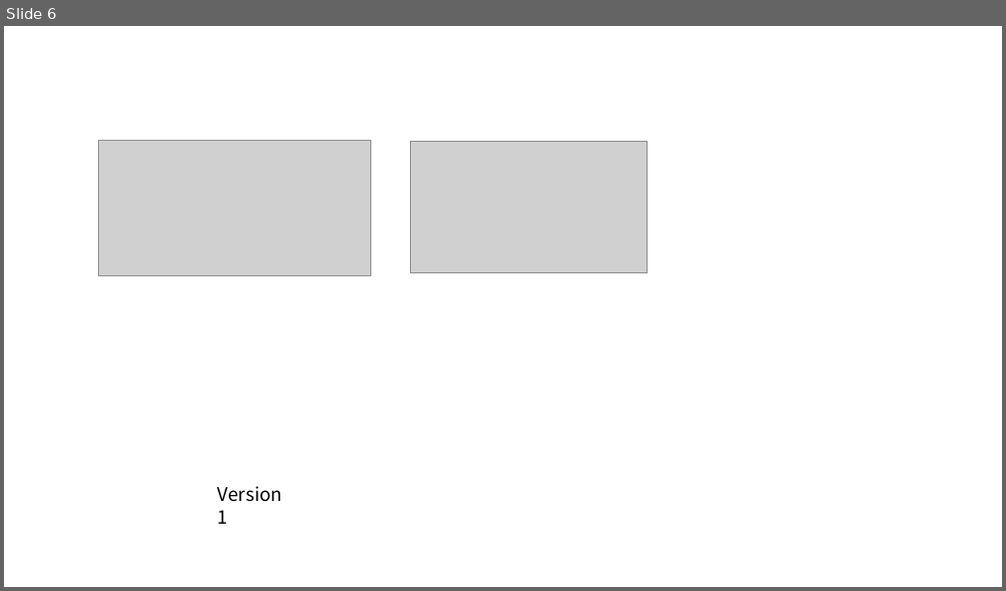
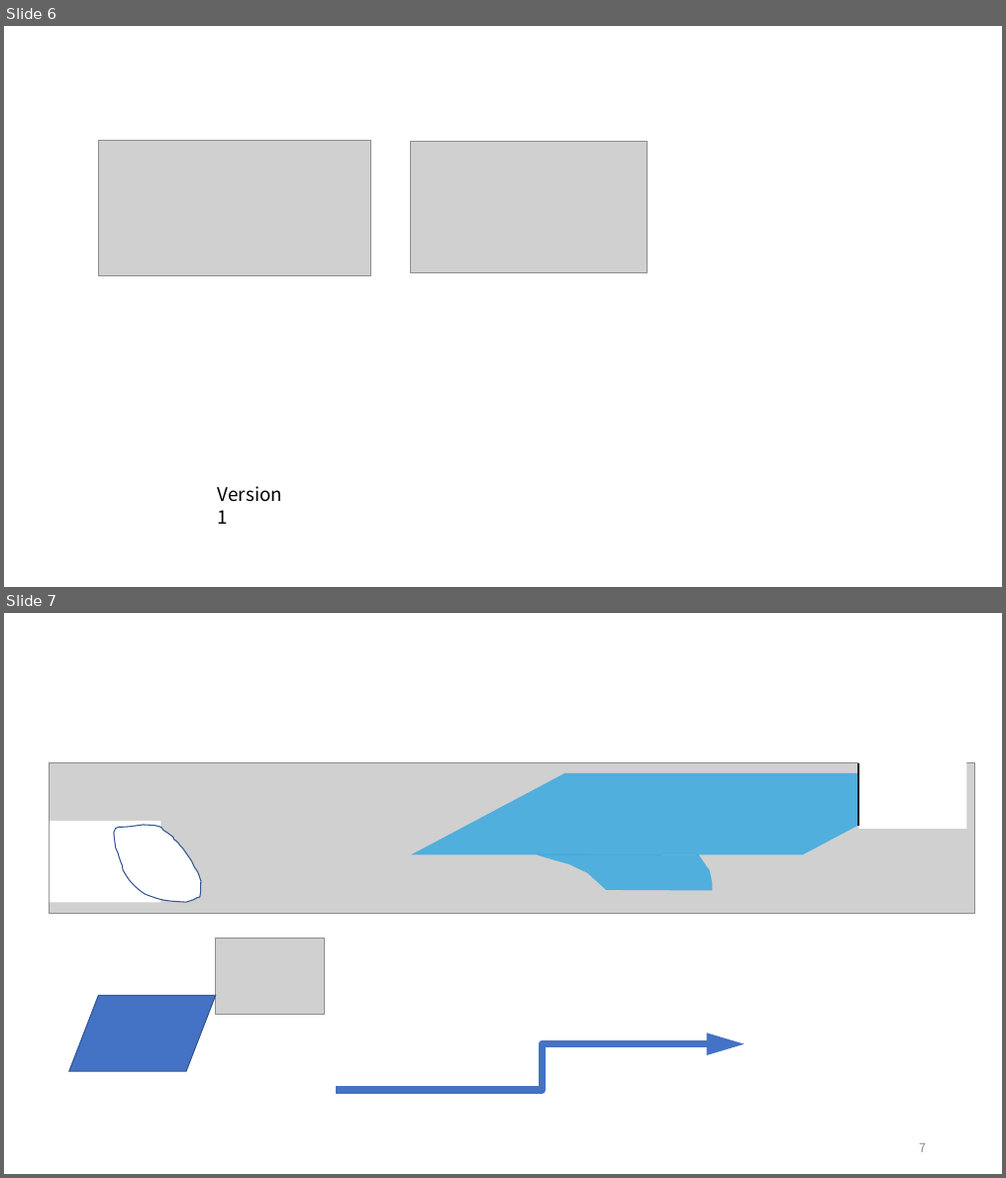
Before and after one commit to LimingGao/draw_io, a slide deck: 2021_ITSC_Gao_Longitudinal Speed Preview/road shape.pptx. Shown one above the other, each under a label of ours: slide 6 before the commit, slides 6 and 7 after it. The pictures are 1006x591 and 1006x1178 pixels, drawn with LibreOffice and Linux fonts; fonts in the diff are those of the drawing; grey boxes stand for pictures. Boxes give left, top, right and bottom in pixels: in the first picture for what was removed or moved away, otherwise in the second. Text is boxed around its words. In the diff, an @@ line names an element or a change of style, - is before the commit and + after.

```diff
--- a/2021_ITSC_Gao_Longitudinal Speed Preview/road shape.pptx
+++ b/2021_ITSC_Gao_Longitudinal Speed Preview/road shape.pptx
@@ slide 7 added at (4,613,1002,1174), background #CCE8CF @@
@@ rectangle added at (859,747,966,829), fill #FFFFFF @@
@@ picture added at (49,762,976,914) @@
@@ parallelogram added at (411,773,957,855), fill #1BA1E2 at 70% opacity @@
@@ line added from (859, 763) to (859, 826), #0D0D0D 2.25 pt @@
@@ rectangle added at (50,821,161,903), fill #FFFFFF @@
@@ freeform shape added at (114,825,201,902), fill #FFFFFF, outline #325491 1 pt @@
@@ line added from (161, 829) to (161, 891), #0D0D0D 2.25 pt @@
@@ freeform shape added at (537,854,712,891), fill #1BA1E2 at 70% opacity @@
@@ picture added at (216,939,325,1014) @@
@@ flow chart input output added at (69,995,216,1071), fill #4472C4, outline #325491 1 pt @@
@@ elbow arrow added from (341, 1090) to (745, 1045), #4472C4 7.25 pt @@
@@ page number added at (919,1144,926,1153), 12 pt, text #8C8C8C @@
+7
```
Also in this commit, not shown: 4 other files.
